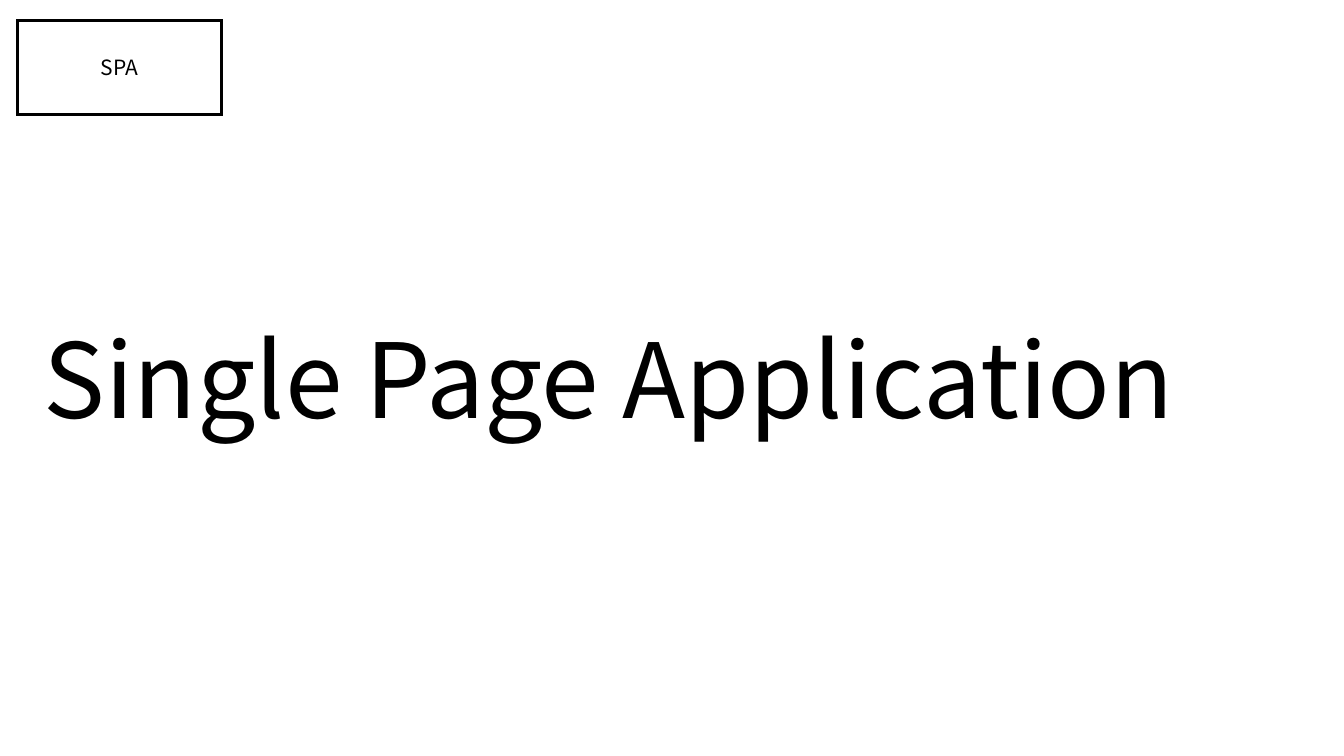
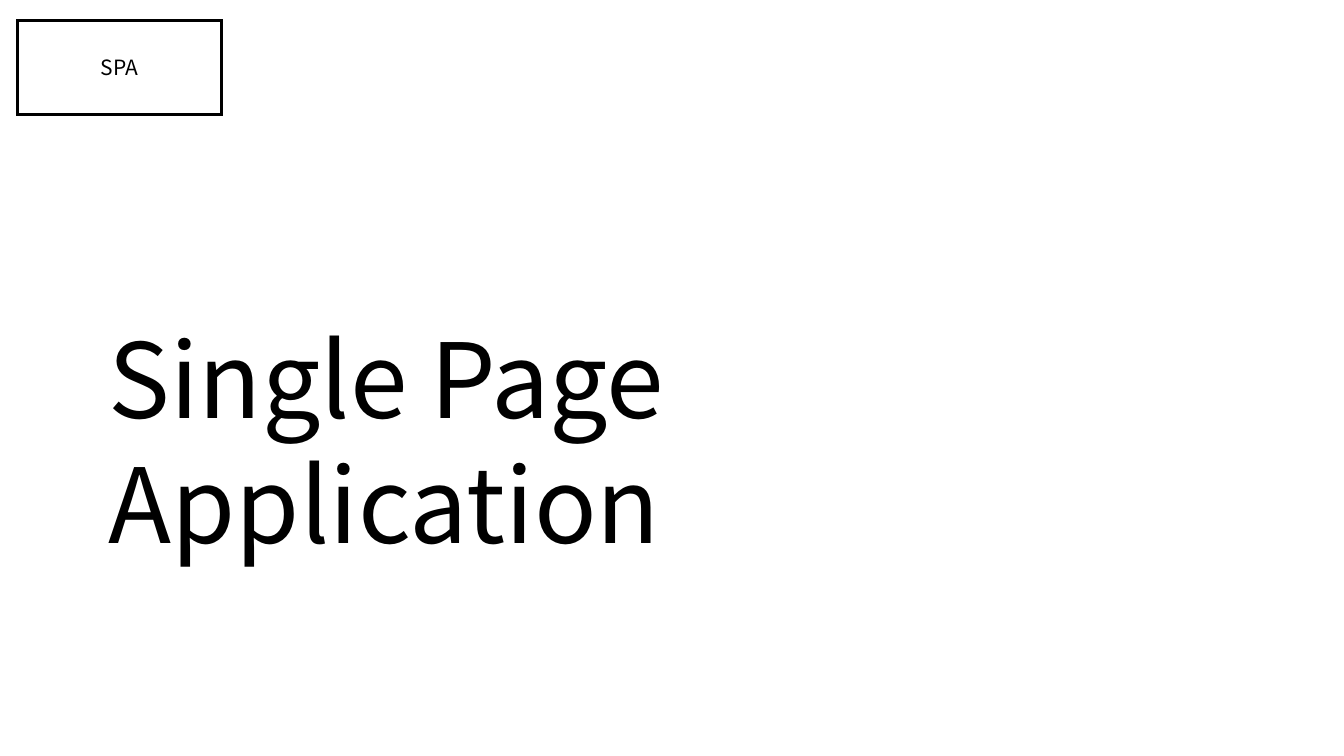
Before and after one commit to gunwoongPark/Seminar, a slide deck: slide 15 of 2020_11_11/세미나1.pptx. Drawn at 1344x756 pixels with LibreOffice and Linux fonts; fonts in the diff are those of the drawing. Boxes give left, top, right and bottom in pixels: in the first picture for what was removed or moved away, otherwise in the second. Text is boxed around its words. In the diff, an @@ line names an element or a change of style, - is before the commit and + after.

```diff
--- a/2020_11_11/세미나1.pptx
+++ b/2020_11_11/세미나1.pptx
@@ text "Single Page Application" rewrapped from (44, 335, 1173, 443) to (109, 335, 664, 567) @@
```
Also in this commit, not shown: 6 other slides changed, 1 other file.
